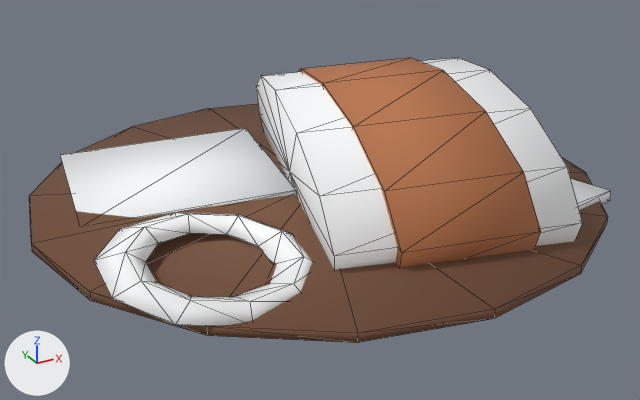
One commit to the glTF model assets/models/coffee-cup-wreck.glb: the scene before it, then after it.
Both versions are drawn from a 50 mm camera at (-2.67, -4.9, 2.77) aimed at (-0.02, -0.1, 0.37). The lights are fixed; the arrows at lower left show +X, +Y and +Z. The picture after the commit comes second. Mesh edges are drawn as thin lines. Where no turn or scale is listed for an object, it has been applied to the vertices.

Objects in the first picture: 'geometry_0'.
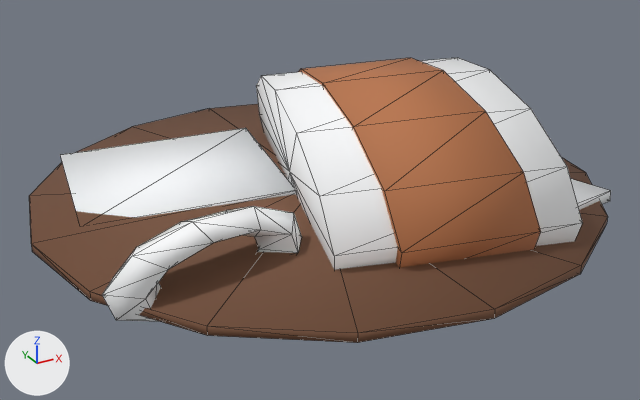
The change, as a list of edits to the scene's bpy script:
```text
Change me_geometry_0:
    where me_geometry_0.from_pydata(...)  # 142 vertices, 264 faces; spans x -1.9..1.9, y -1.9..1.9, z 0.0..1.2
    used by ob_geometry_0; location = (0.0, 0.0, 0.0)
    me_geometry_0 part 1: 40 of 142 vertices moved; they spanned x -1.7..-0.5, y -1.43..-0.17, z 0.36..0.61 and now span x -1.74..-0.46, y -1.06..-0.54, z 0.19..0.78; mean shift (0.0, 0.0, 0.0); largest move (-1.07, -0.17, 0.54) -> (-0.81, -0.76, 0.75)
```

Pixel boxes (x1, y1, x2, y2) of what changed, in the pictures (640 x 400 px; the box of a moved part takes in the faces that stretch with it):
part 1 of me_geometry_0, moved or reshaped
    before: (94, 212, 312, 326)
    after: (102, 206, 302, 322)
